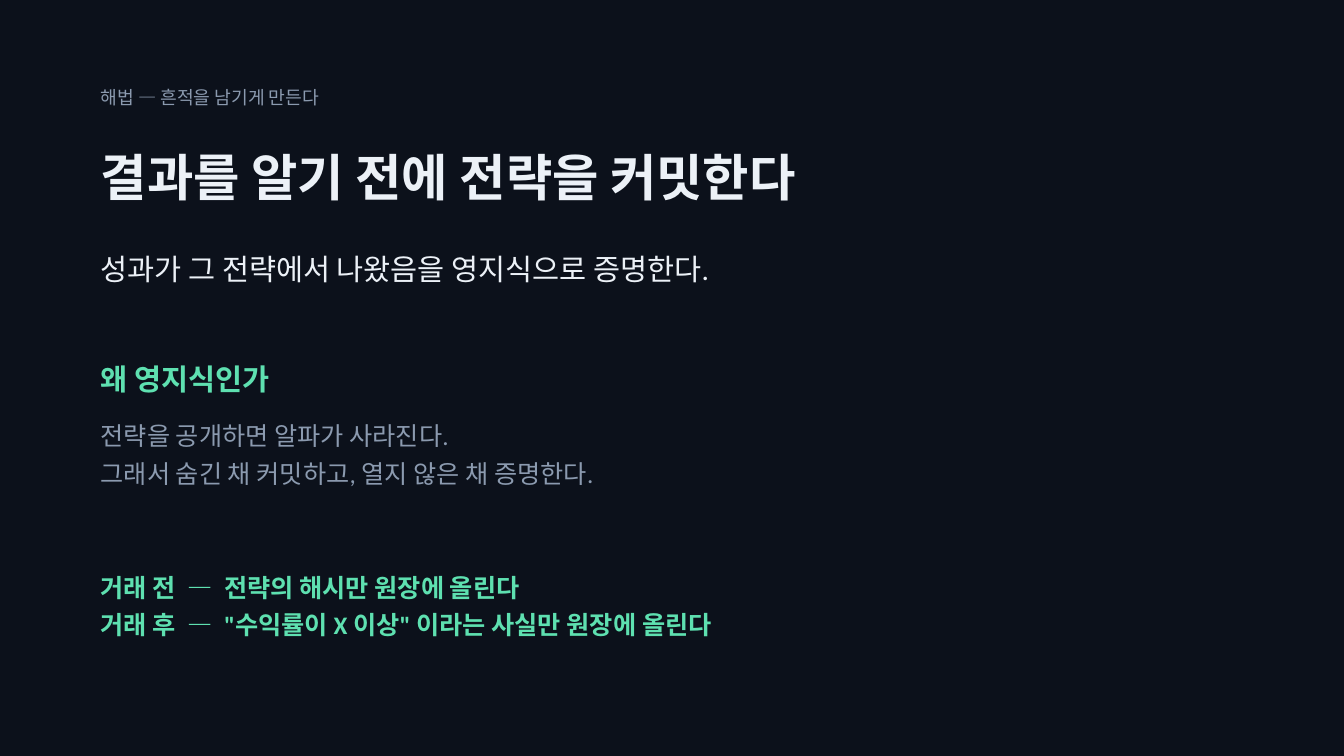
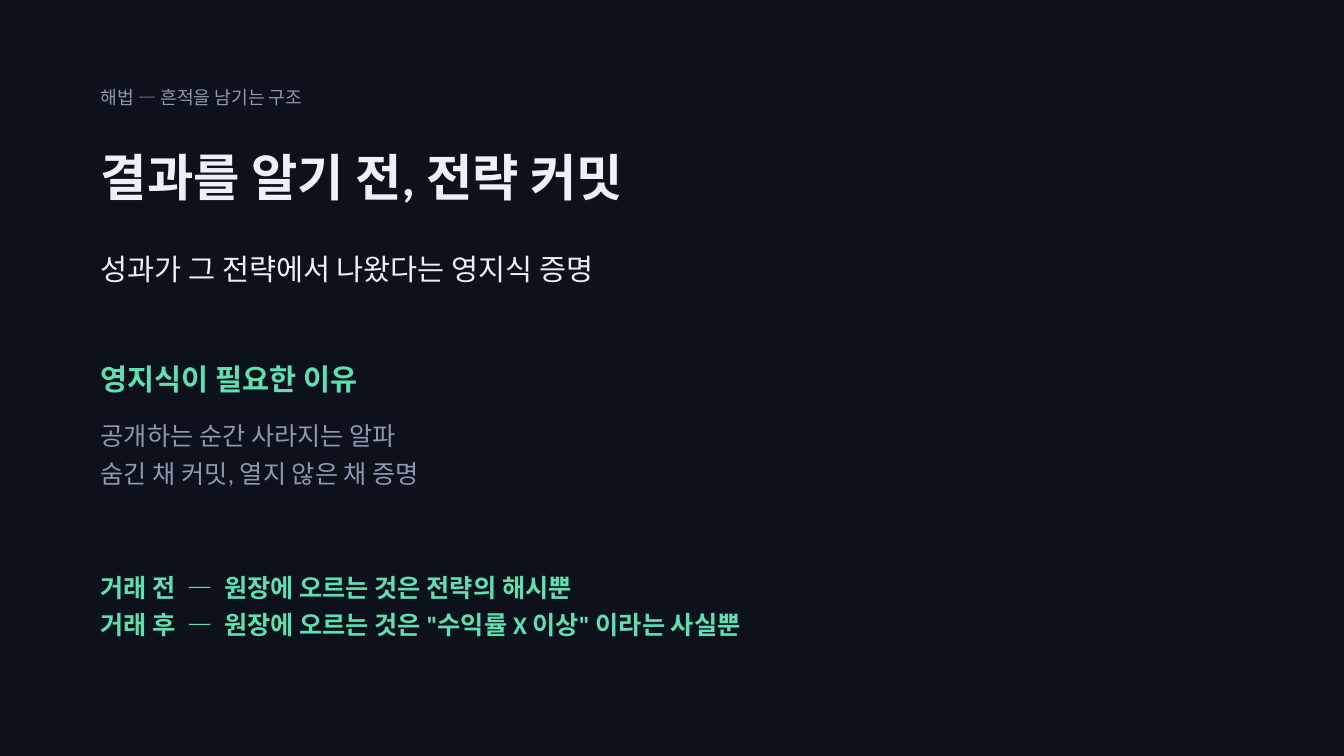
Before and after one commit to SeoDongOk/proof-of-track-record, a slide deck: slide 6 of deck/proof-of-track-record-talk.pptx. Drawn at 1344x756 pixels with LibreOffice and Linux fonts; fonts in the diff are those of the drawing. Boxes give left, top, right and bottom in pixels: in the first picture for what was removed or moved away, otherwise in the second. Text is boxed around its words. In the diff, an @@ line names an element or a change of style, - is before the commit and + after.

```diff
--- a/deck/proof-of-track-record-talk.pptx
+++ b/deck/proof-of-track-record-talk.pptx
@@ text at <box>101,89,302,106</box>: text changed @@
-해법 — 흔적을 남기게 만든다
+해법 — 흔적을 남기는 구조
@@ text at <box>101,153,623,203</box>: text changed @@
-결과를 알기 전에 전략을 커밋한다
+결과를 알기 전, 전략 커밋
@@ text at <box>101,255,593,283</box>: text changed @@
-성과가 그 전략에서 나왔음을 영지식으로 증명한다.
+성과가 그 전략에서 나왔다는 영지식 증명
@@ text at <box>101,365,357,393</box>: text changed @@
-왜 영지식인가
+영지식이 필요한 이유
@@ text at <box>101,424,419,486</box>: text changed @@
-전략을 공개하면 알파가 사라진다.
-그래서 숨긴 채 커밋하고, 열지 않은 채 증명한다.
+공개하는 순간 사라지는 알파
+숨긴 채 커밋, 열지 않은 채 증명
@@ text at <box>101,576,741,637</box>: text changed @@
-거래 전 — 전략의 해시만 원장에 올린다
-거래 후 — "수익률이 X 이상" 이라는 사실만 원장에 올린다
+거래 전 — 원장에 오르는 것은 전략의 해시뿐
+거래 후 — 원장에 오르는 것은 "수익률 X 이상" 이라는 사실뿐
```
Also in this commit, not shown: 10 other slides changed, 1 slide added, 11 other files.
